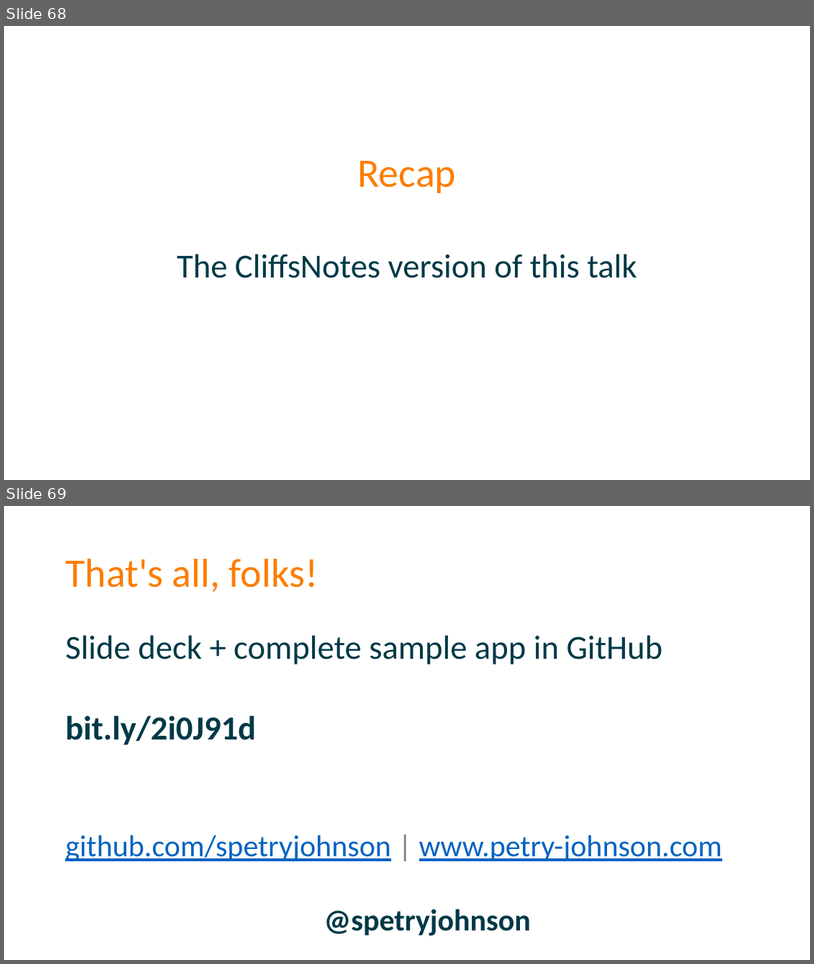
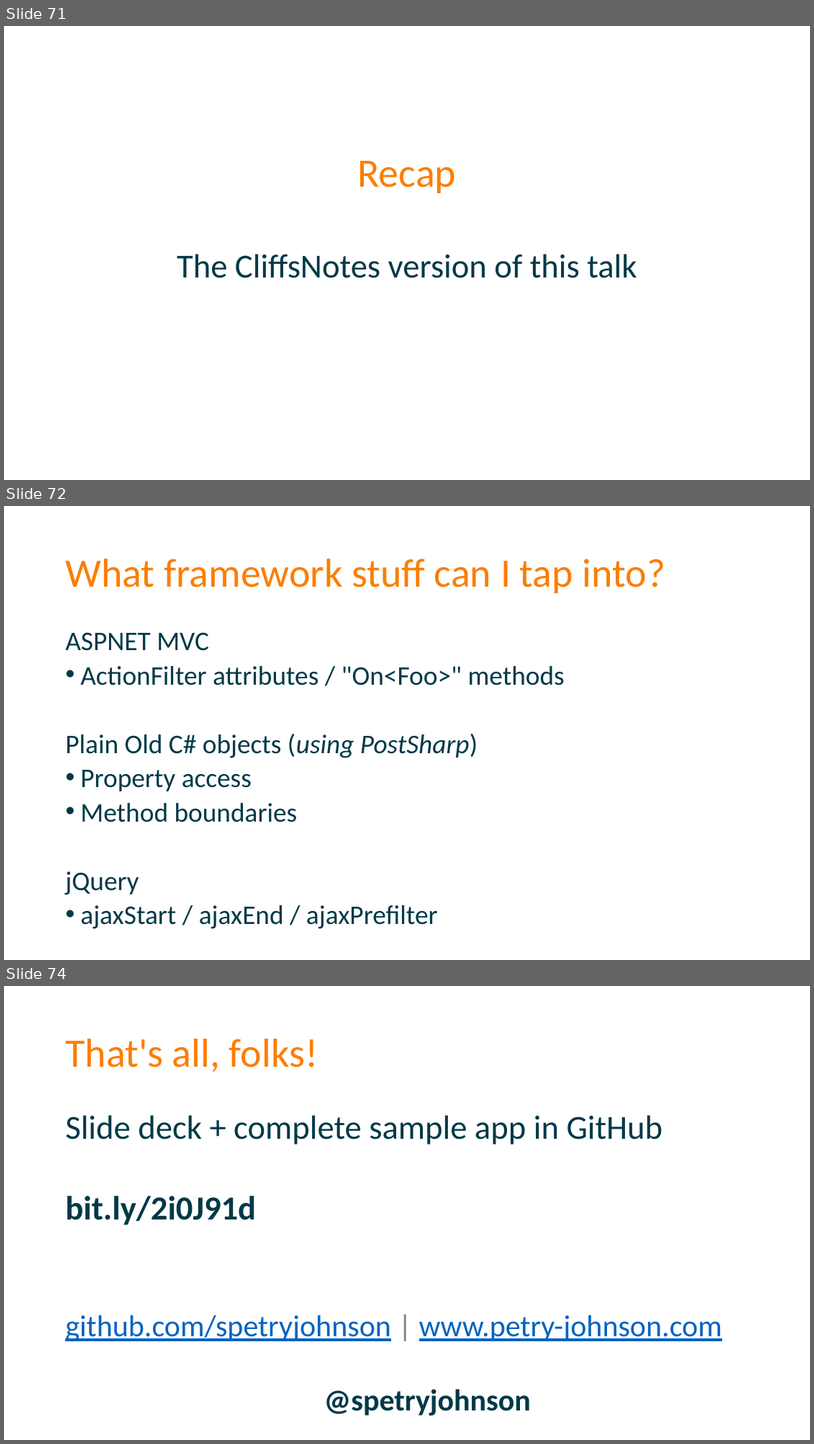
Before and after one commit to spetryjohnson/Talk---Dont-Write-Secure-Code-Design-Secure-Systems, a slide deck: Secure Systems - CodeMash 2017.pptx. Shown one above the other, each under a label of ours: slides 68 and 69 before the commit, slides 71, 72 and 74 after it; the slides between them are not shown. The pictures are 814x964 and 814x1444 pixels, drawn with LibreOffice and Linux fonts; fonts in the diff are those of the drawing. Boxes give left, top, right and bottom in pixels: in the first picture for what was removed or moved away, otherwise in the second. Text is boxed around its words. In the diff, an @@ line names an element or a change of style, - is before the commit and + after.

```diff
--- a/Secure Systems - CodeMash 2017.pptx
+++ b/Secure Systems - CodeMash 2017.pptx
@@ slide 72 added at [4,506,810,960], background #FFFFFF @@
@@ title added at [65,559,666,593], 48 pt, text #FD7D00 @@
+What framework stuff can I tap into?
@@ text added at [65,632,565,929], 32 pt, text #013947 @@
+ASPNET MVC
+• ActionFilter attributes / "On<Foo>" methods
+Plain Old C# objects (using PostSharp)
+• Property access
+• Method boundaries
+jQuery
+• ajaxStart / ajaxEnd / ajaxPrefilter
@@ what was slide 68 is now slide 71 @@
@@ what was slide 69 is now slide 74 @@
```
Also in this commit, not shown: 2 slides changed, 4 other slides added, 1 other file.
